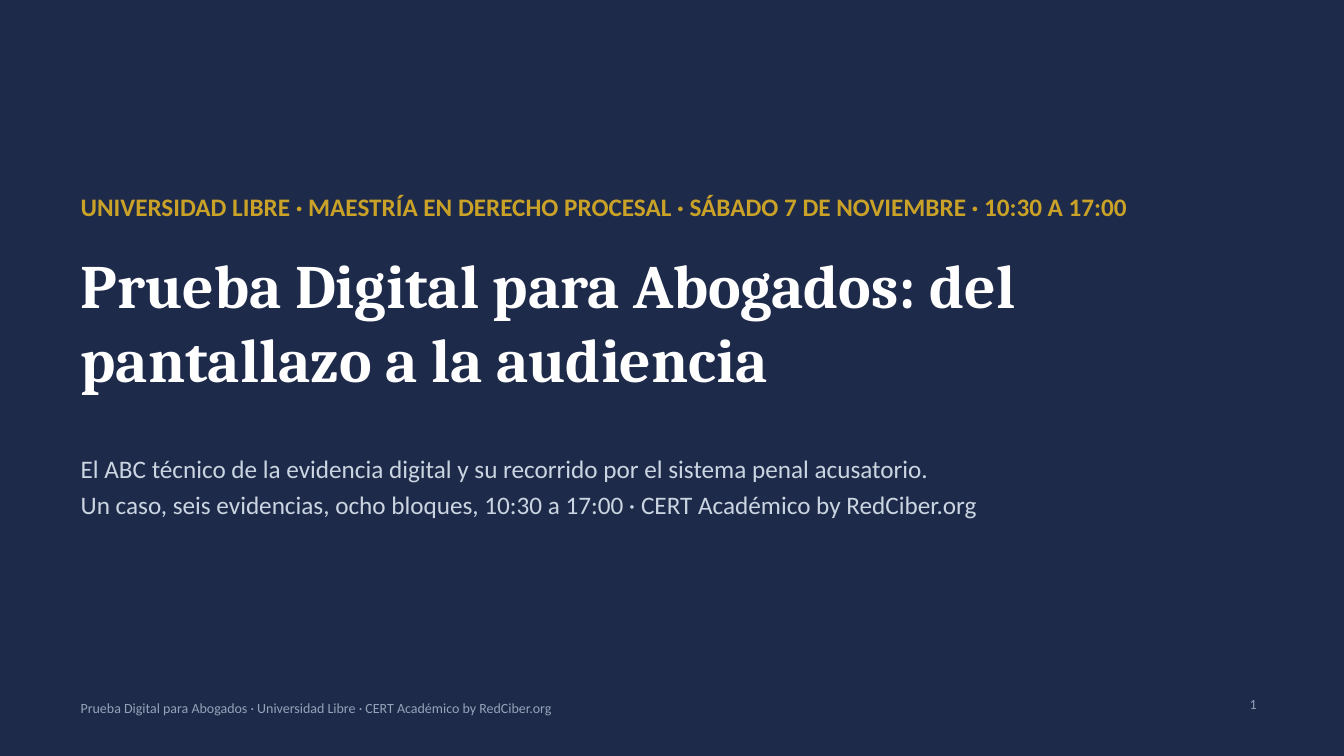
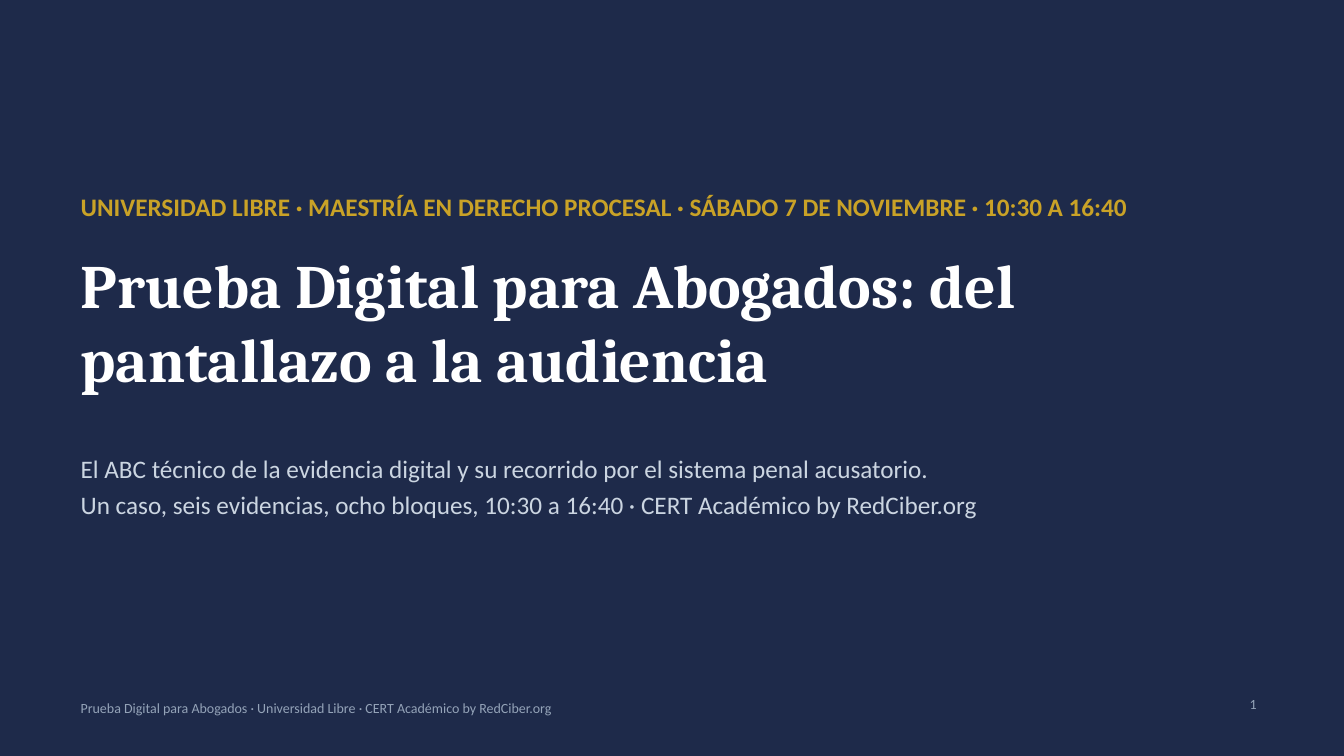
Before and after one commit to CertAcademico/cert-academico-by-redciber-org, a slide deck: slide 1 of materiales/prueba-digital/presentacion-prueba-digital-unilibre.pptx. Drawn at 1344x756 pixels with LibreOffice and Linux fonts; fonts in the diff are those of the drawing. Boxes give left, top, right and bottom in pixels: in the first picture for what was removed or moved away, otherwise in the second. Text is boxed around its words. In the diff, an @@ line names an element or a change of style, - is before the commit and + after.

```diff
--- a/materiales/prueba-digital/presentacion-prueba-digital-unilibre.pptx
+++ b/materiales/prueba-digital/presentacion-prueba-digital-unilibre.pptx
@@ text at [81,196,1127,216]: text changed @@
-UNIVERSIDAD LIBRE · MAESTRÍA EN DERECHO PROCESAL · SÁBADO 7 DE NOVIEMBRE · 10:30 A 17:00
+UNIVERSIDAD LIBRE · MAESTRÍA EN DERECHO PROCESAL · SÁBADO 7 DE NOVIEMBRE · 10:30 A 16:40
@@ text at [81,496,976,519]: text changed @@
-Un caso, seis evidencias, ocho bloques, 10:30 a 17:00 · CERT Académico by RedCiber.org
+Un caso, seis evidencias, ocho bloques, 10:30 a 16:40 · CERT Académico by RedCiber.org
```
Also in this commit, not shown: 5 other slides changed, 1 other file.
